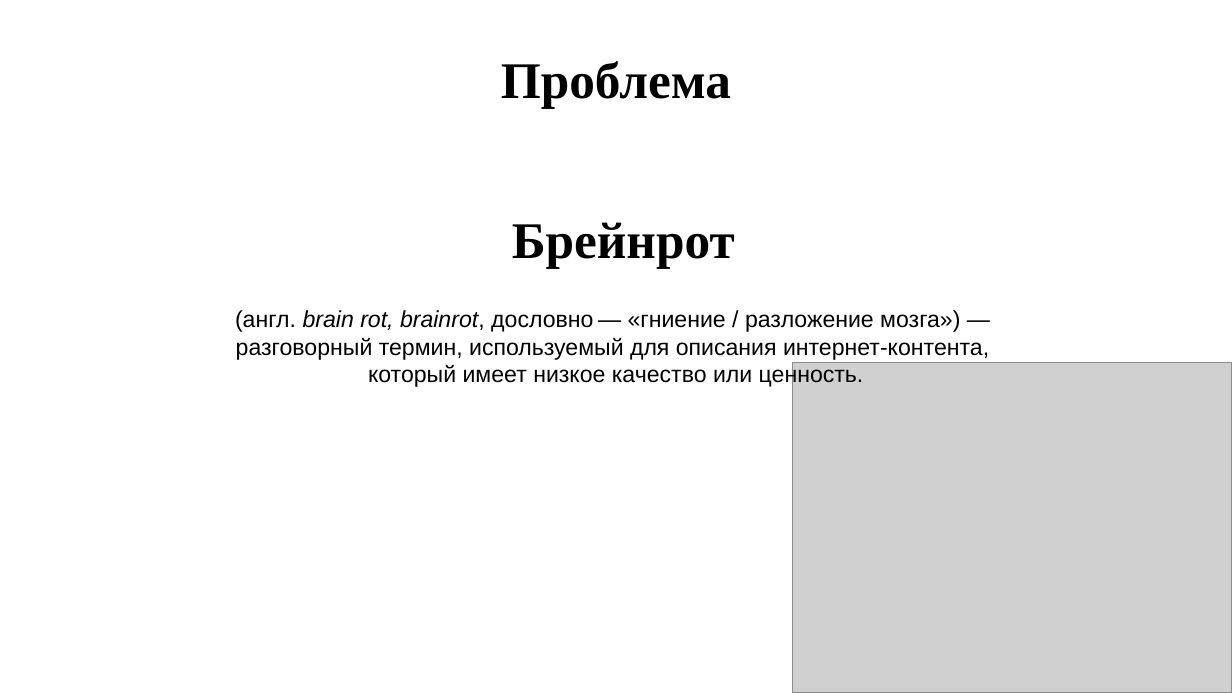
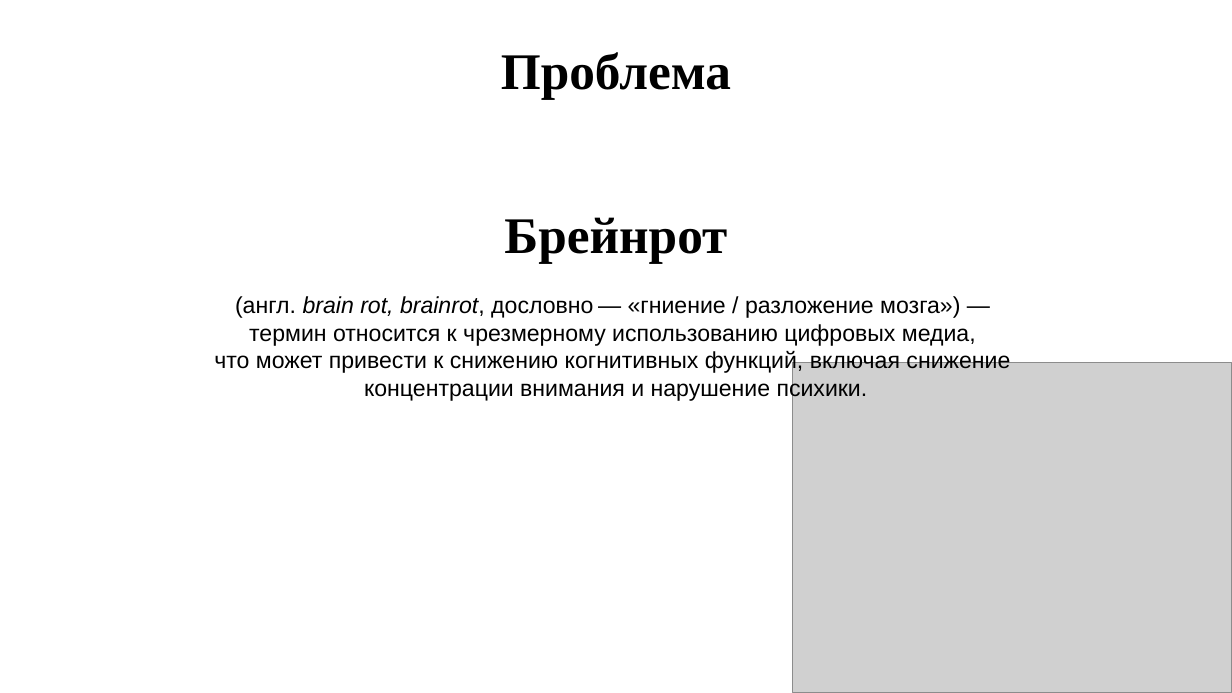
Before and after one commit to DronSyperlol/VirtualCurator, a slide deck: slide 2 of Docs/Presentation.pptx. Drawn at 1232x693 pixels with LibreOffice and Linux fonts; fonts in the diff are those of the drawing; grey boxes stand for pictures. Boxes give left, top, right and bottom in pixels: in the first picture for what was removed or moved away, otherwise in the second. Text is boxed around its words. In the diff, an @@ line names an element or a change of style, - is before the commit and + after.

```diff
--- a/Docs/Presentation.pptx
+++ b/Docs/Presentation.pptx
@@ text "Проблема": place and size @@
-text "Проблема" at bbox=[501, 61, 731, 108]
+text "Проблема" at bbox=[501, 52, 731, 100]
@@ text "Брейнрот": place and size @@
-text "Брейнрот" at bbox=[512, 222, 735, 269]
+text "Брейнрот" at bbox=[504, 217, 727, 264]
@@ text "(англ. brain rot, brainrot, дословно ...": place and size @@
-text "(англ. brain rot, brainrot, дословно ..." at bbox=[235, 310, 989, 388]
+text "(англ. brain rot, brainrot, дословно ..." at bbox=[214, 296, 1010, 402]
@@ text at bbox=[214, 324, 1010, 402]: text changed @@
-разговорный термин, используемый для описания интернет-контента,
-который имеет низкое качество или ценность.
+термин относится к чрезмерному использованию цифровых медиа,
+что может привести к снижению когнитивных функций, включая снижение
+концентрации внимания и нарушение психики.
```
Also in this commit, not shown: 4 other slides changed, 7 slides added, 4 slides removed.
